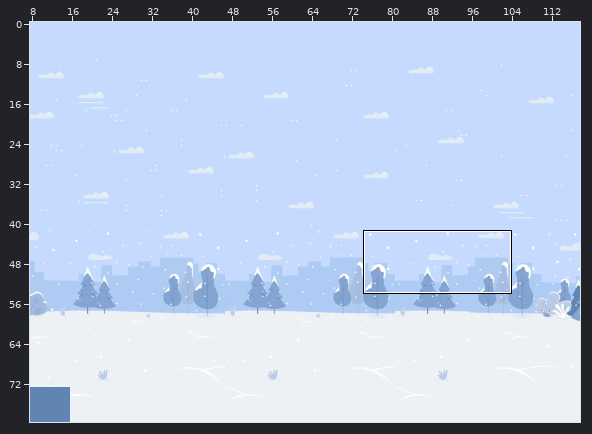
Two states of a Tiled map, core/assets/Snow/snow.tmx. Above: a wide view before the commit, with the close-up outlined.
Close-up. Before:
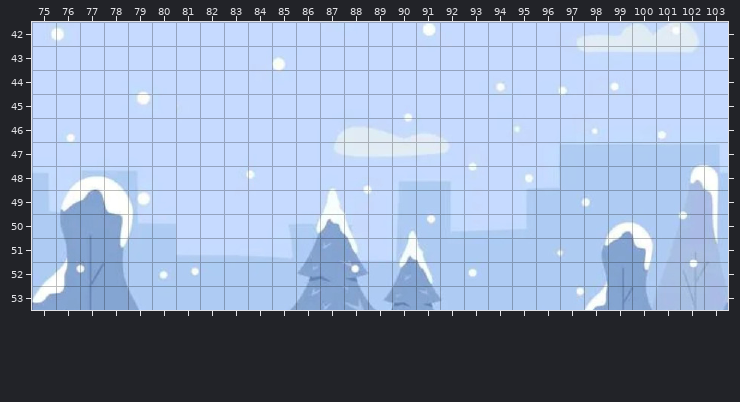
Cells are 32x32 px. Shown: x 75..103, y 42..53. The commit also changed other parts of the map, which this record leaves out.
New version:
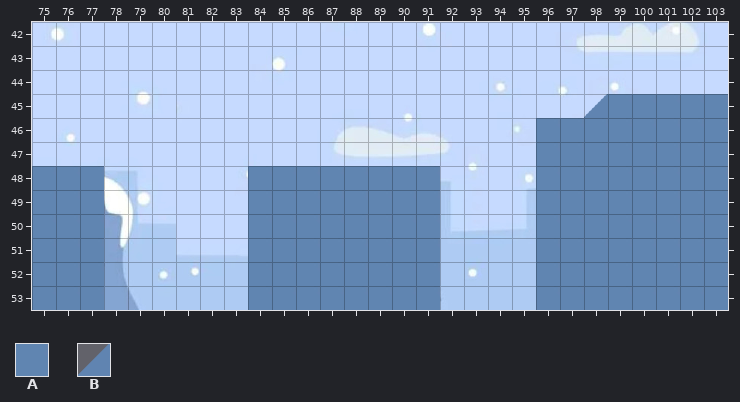
Key: from "snow22000": A 1177; from "snow_corner1": B 0.
_ is an empty cell, . an unchanged one.
Difference:
--- layer "platforms"
@@ x 75..103 @@
-45 .......................______
-46 .....................________
-47 .....................________
-48 ___......________....________
-49 ___......________....________
-50 ___......________....________
-51 ___......________....________
-52 ___......________....________
-53 ___......________....________
+45 .......................BAAAAA
+46 .....................AAAAAAAA
+47 .....................AAAAAAAA
+48 AAA......AAAAAAAA....AAAAAAAA
+49 AAA......AAAAAAAA....AAAAAAAA
+50 AAA......AAAAAAAA....AAAAAAAA
+51 AAA......AAAAAAAA....AAAAAAAA
+52 AAA......AAAAAAAA....AAAAAAAA
+53 AAA......AAAAAAAA....AAAAAAAA
Where, in picture pixels (left, top, right, bottom), the same in both close-ups:
added: (536, 94, 728, 310)
added: (32, 166, 104, 310)
added: (248, 166, 440, 310)
